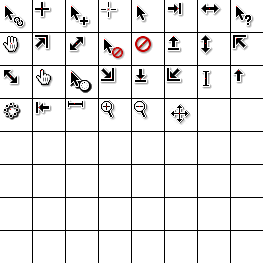
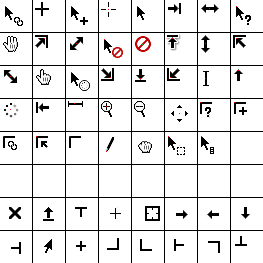
Layer changes from the first 263 x 263 image to the second:
painted on "Hotspots" over [3, 36, 235, 152]
painted on "Frame0" over [3, 1, 254, 254]
hid "Frame1", painted on it over [3, 70, 92, 120]
hid "Frame2", painted on it over [3, 70, 92, 119]
hid "Frame3", painted on it over [3, 70, 92, 119]
hid "Frame4", painted on it over [3, 70, 92, 120]
hid "Frame5", painted on it over [3, 70, 92, 120]
hid "Frame6", painted on it over [3, 70, 92, 120]
hid "Frame7", painted on it over [3, 70, 92, 120]
